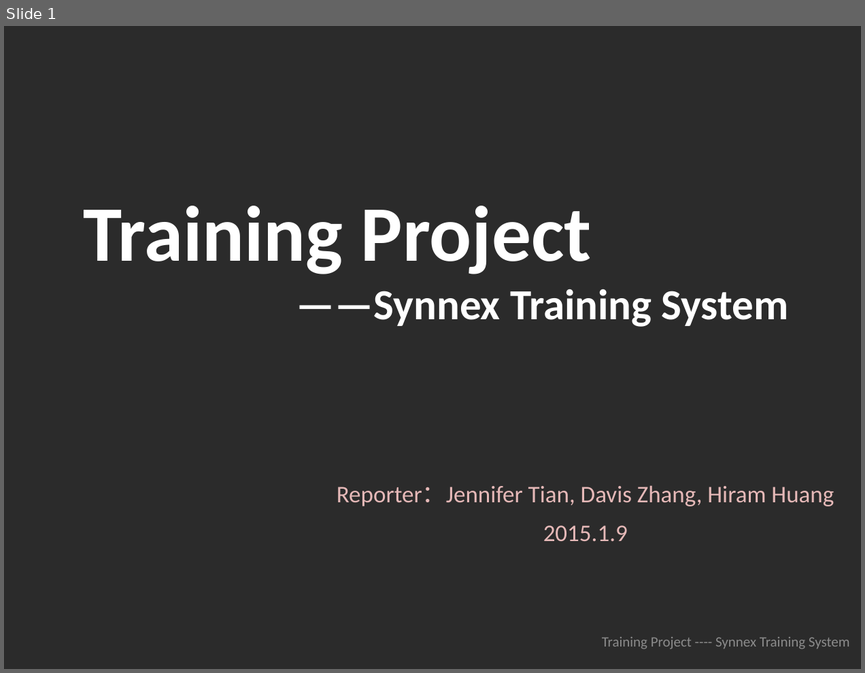
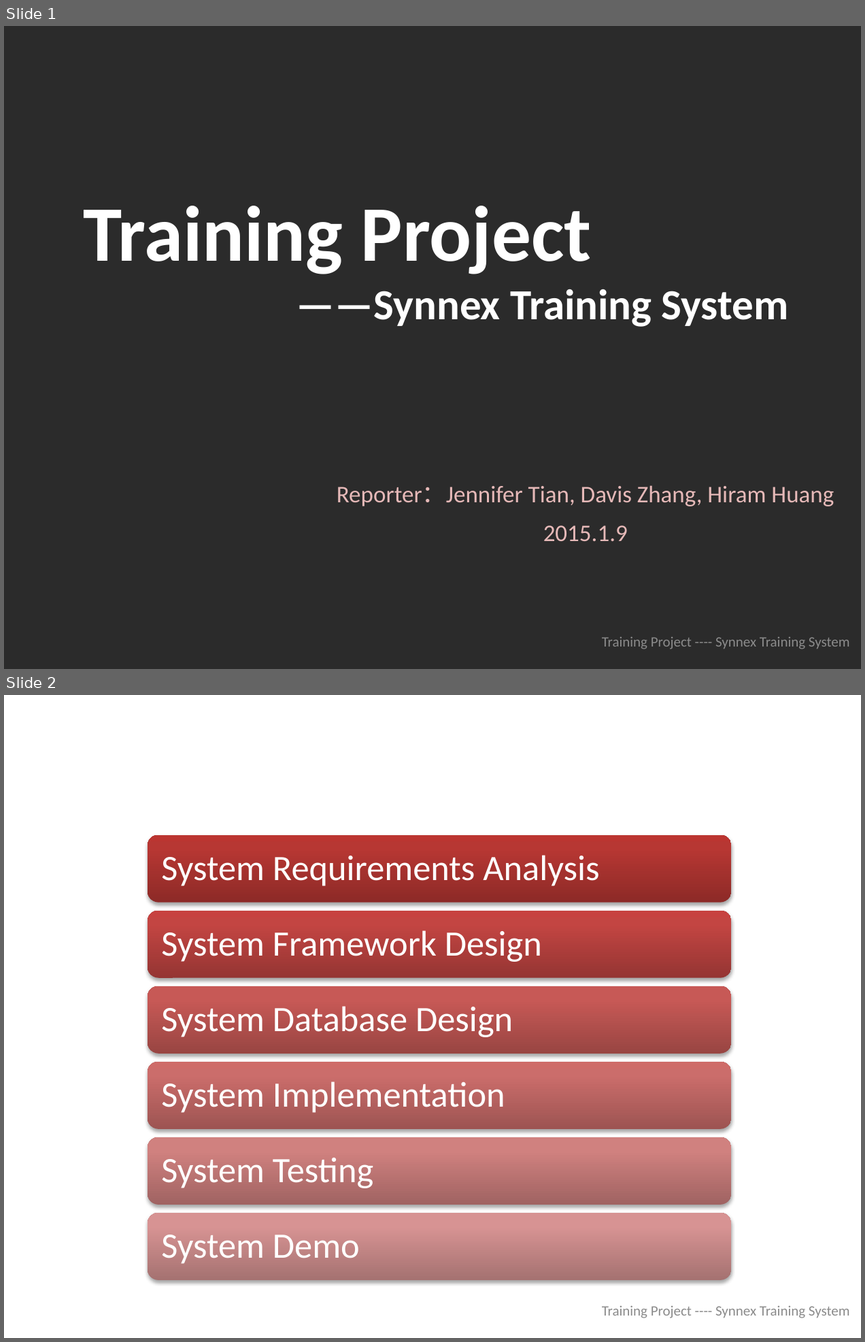
Before and after one commit to zhangruhong/trainingsystem, a slide deck: info/总结.pptx. Shown one above the other, each under a label of ours: slide 1 before the commit, slides 1 and 2 after it. The pictures are 865x673 and 865x1342 pixels, drawn with LibreOffice and Linux fonts; fonts in the diff are those of the drawing; background and template pictures are left out; a plain dark background stands for a picture behind light text. Boxes give left, top, right and bottom in pixels: in the first picture for what was removed or moved away, otherwise in the second. Text is boxed around its words. In the diff, an @@ line names an element or a change of style, - is before the commit and + after.

```diff
--- a/info/总结.pptx
+++ b/info/总结.pptx
@@ slide 2 added at [4, 695, 861, 1338], background #FFFFFF @@
@@ title added at [97, 713, 818, 794], 36 pt, text #FFFFFF, bold @@
+Content
@@ group added at [147, 834, 730, 1280]: 6 rounded rectangles, 6 texts @@
+System Requirements Analysis
+System Framework Design
+System Database Design
+System Implementation
+System Testing
+System Demo
@@ text added at [602, 1305, 850, 1318], 12 pt, text #8C8C8C @@
+Training Project ---- Synnex Training System
```
Also in this commit, not shown: 7 slides changed, 8 other slides added, 8 slides removed.
